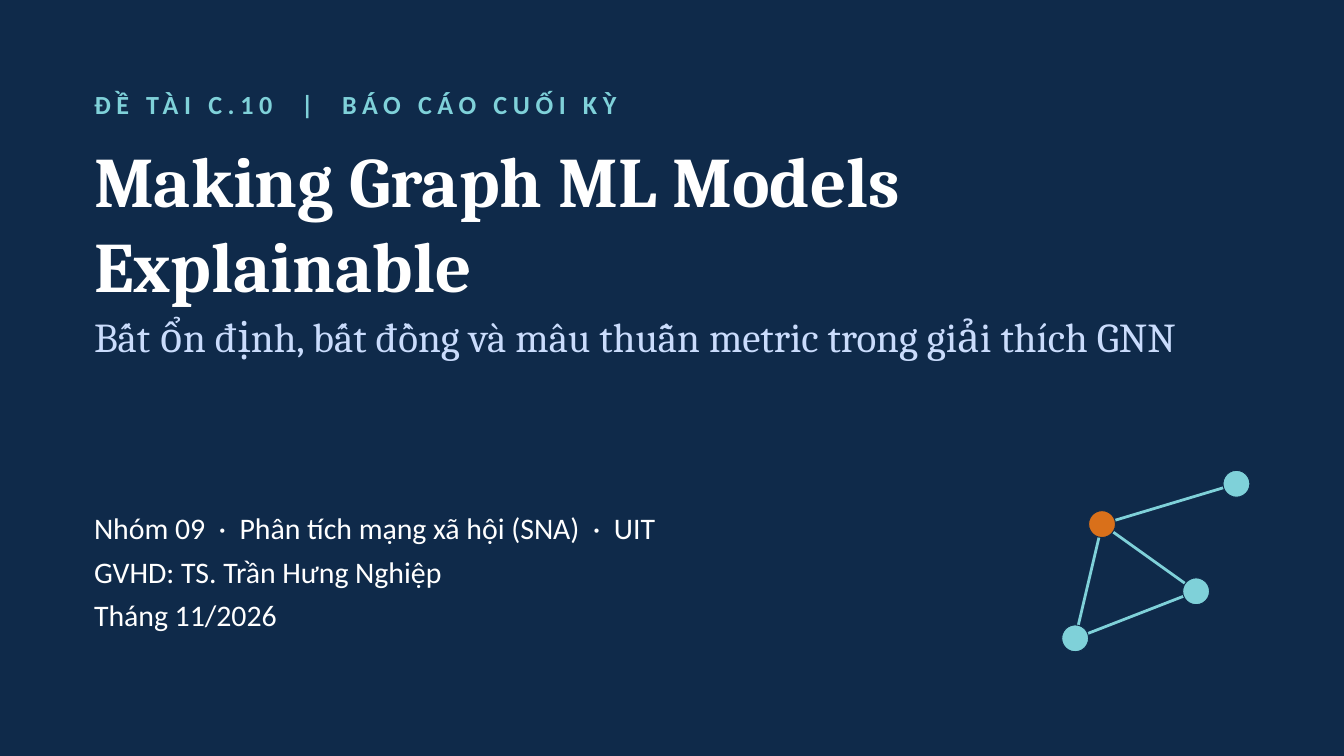
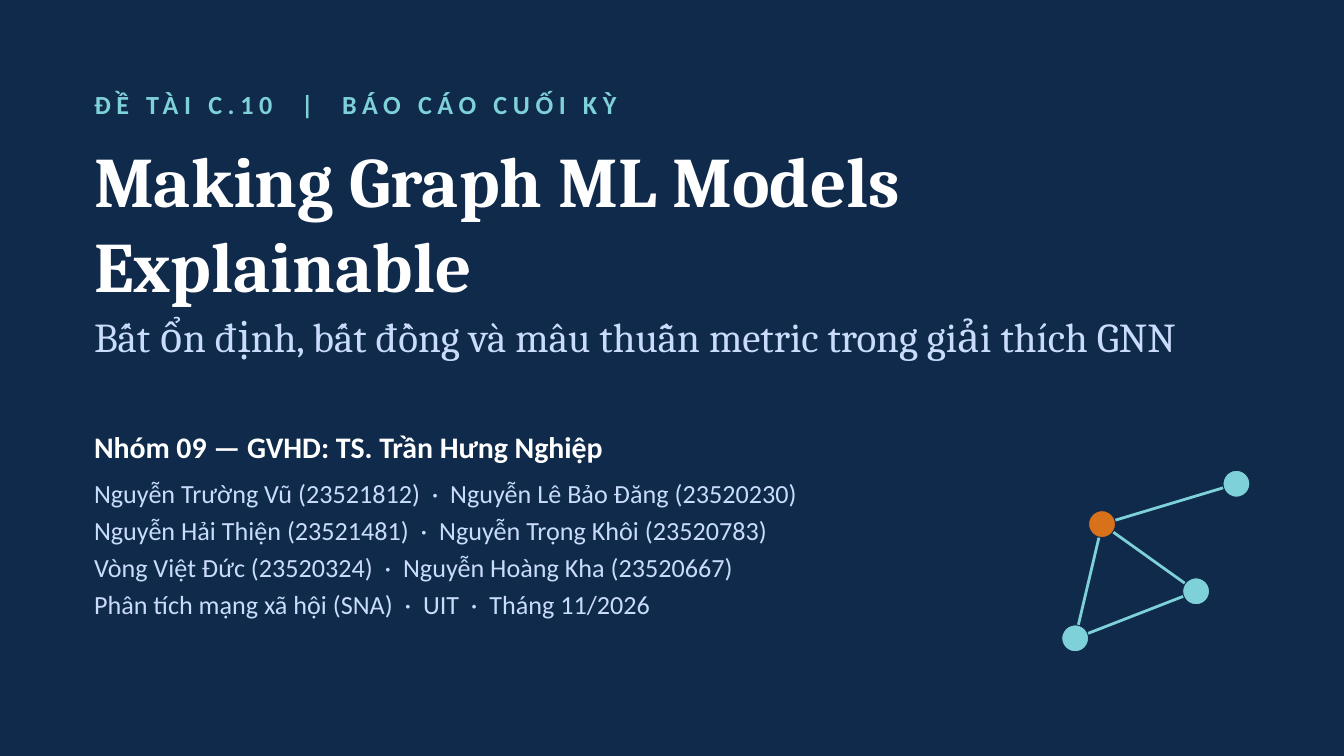
Before and after one commit to adamwhite625/IS353_C10, a slide deck: slide 1 of docs/slides_cuoi_ky/SNA_G09_C10_Cuoi_Ky.pptx. Drawn at 1344x756 pixels with LibreOffice and Linux fonts; fonts in the diff are those of the drawing. Boxes give left, top, right and bottom in pixels: in the first picture for what was removed or moved away, otherwise in the second. Text is boxed around its words. In the diff, an @@ line names an element or a change of style, - is before the commit and + after.

Commit message:
Add group members to cover slide; mark GNNExplainer size_loss=sum as confirmed

```diff
--- a/docs/slides_cuoi_ky/SNA_G09_C10_Cuoi_Ky.pptx
+++ b/docs/slides_cuoi_ky/SNA_G09_C10_Cuoi_Ky.pptx
@@ text added at (94,435,603,464), 16 pt, text #FFFFFF, bold @@
+Nhóm 09 — GVHD: TS. Trần Hưng Nghiệp
@@ text "Nguyễn Trường Vũ (23521812) · ..." at (94,482,797,619): vertical alignment middle to top @@
@@ text at (94,482,797,619): text changed; size 16 to 14 pt; text colour #FFFFFF to #CADCFC @@
-Nhóm 09 · Phân tích mạng xã hội (SNA) · UIT
-GVHD: TS. Trần Hưng Nghiệp
-Tháng 11/2026
+Nguyễn Trường Vũ (23521812) · Nguyễn Lê Bảo Đăng (23520230)
+Nguyễn Hải Thiện (23521481) · Nguyễn Trọng Khôi (23520783)
+Vòng Việt Đức (23520324) · Nguyễn Hoàng Kha (23520667)
+Phân tích mạng xã hội (SNA) · UIT · Tháng 11/2026
```
Also in this commit, not shown: 2 other files.
